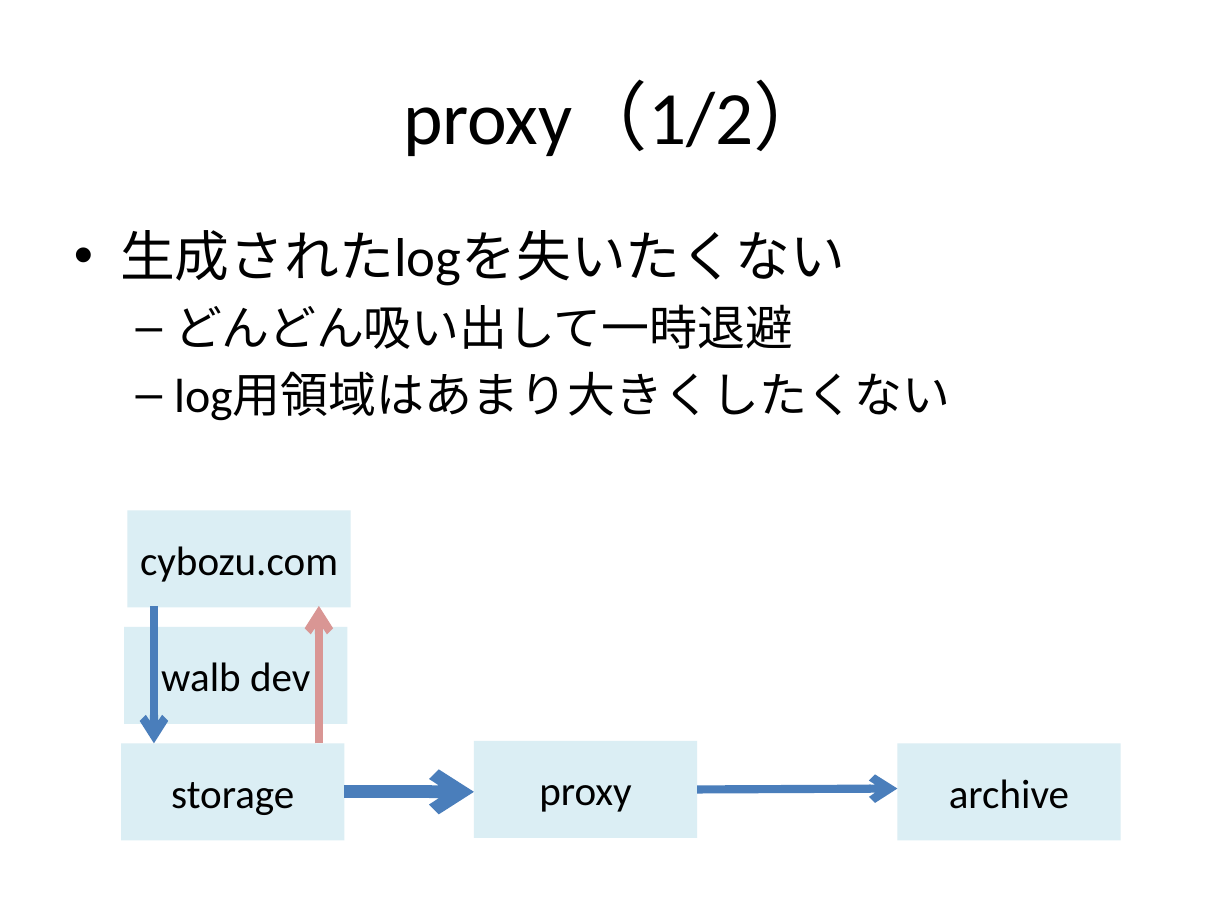
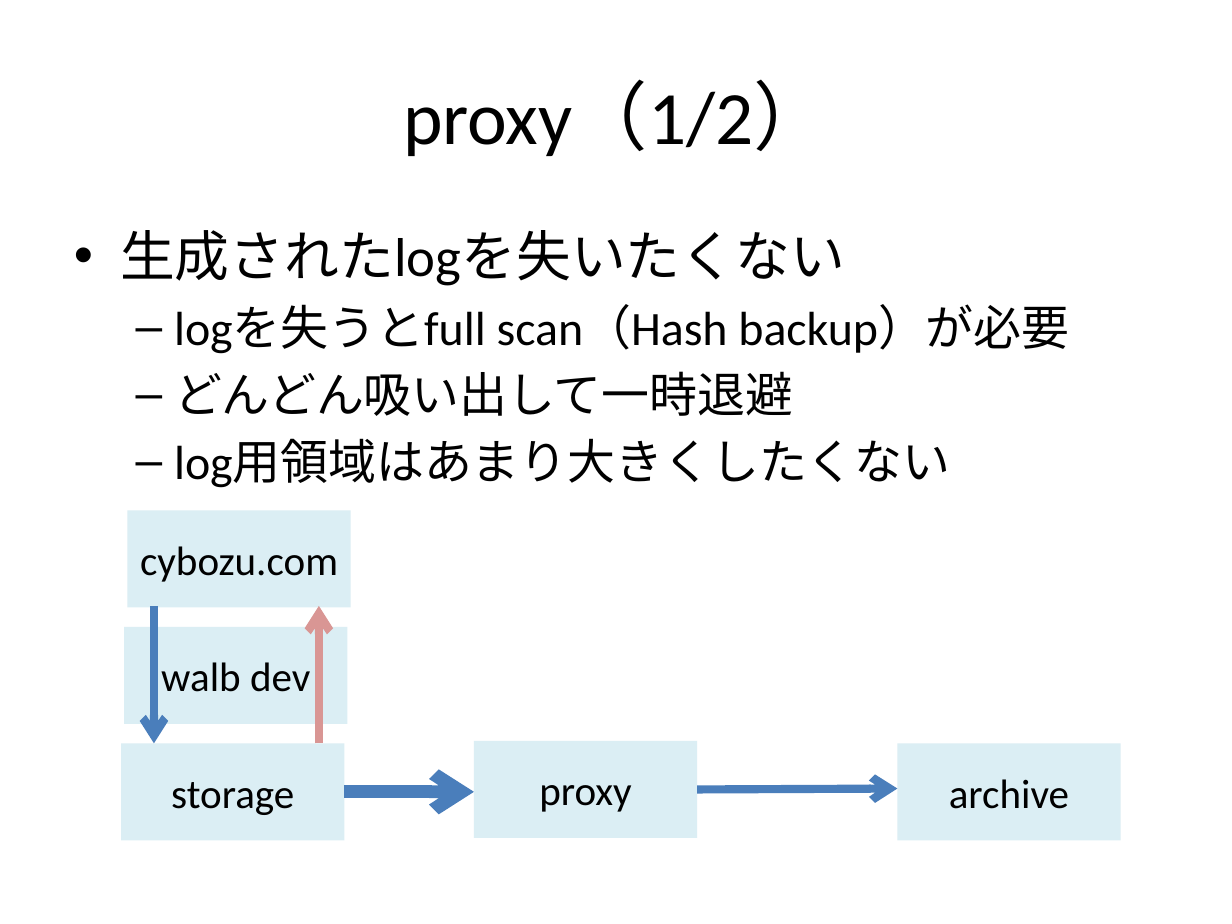
Before and after one commit to walb-linux/walb-tools, a slide deck: slide 16 of doc/walb-is-hard.pptx (slide 13 before the commit). Drawn at 1232x924 pixels with LibreOffice and Linux fonts; fonts in the diff are those of the drawing. Boxes give left, top, right and bottom in pixels: in the first picture for what was removed or moved away, otherwise in the second. Text is boxed around its words. In the diff, an @@ line names an element or a change of style, - is before the commit and + after.

```diff
--- a/doc/walb-is-hard.pptx
+++ b/doc/walb-is-hard.pptx
@@ text at [174, 304, 1069, 354]: paragraph added @@
+  – logを失うとfull scan（Hash backup）が必要
```
Also in this commit, not shown: 13 other slides changed, 5 slides added, 1 slide removed.
